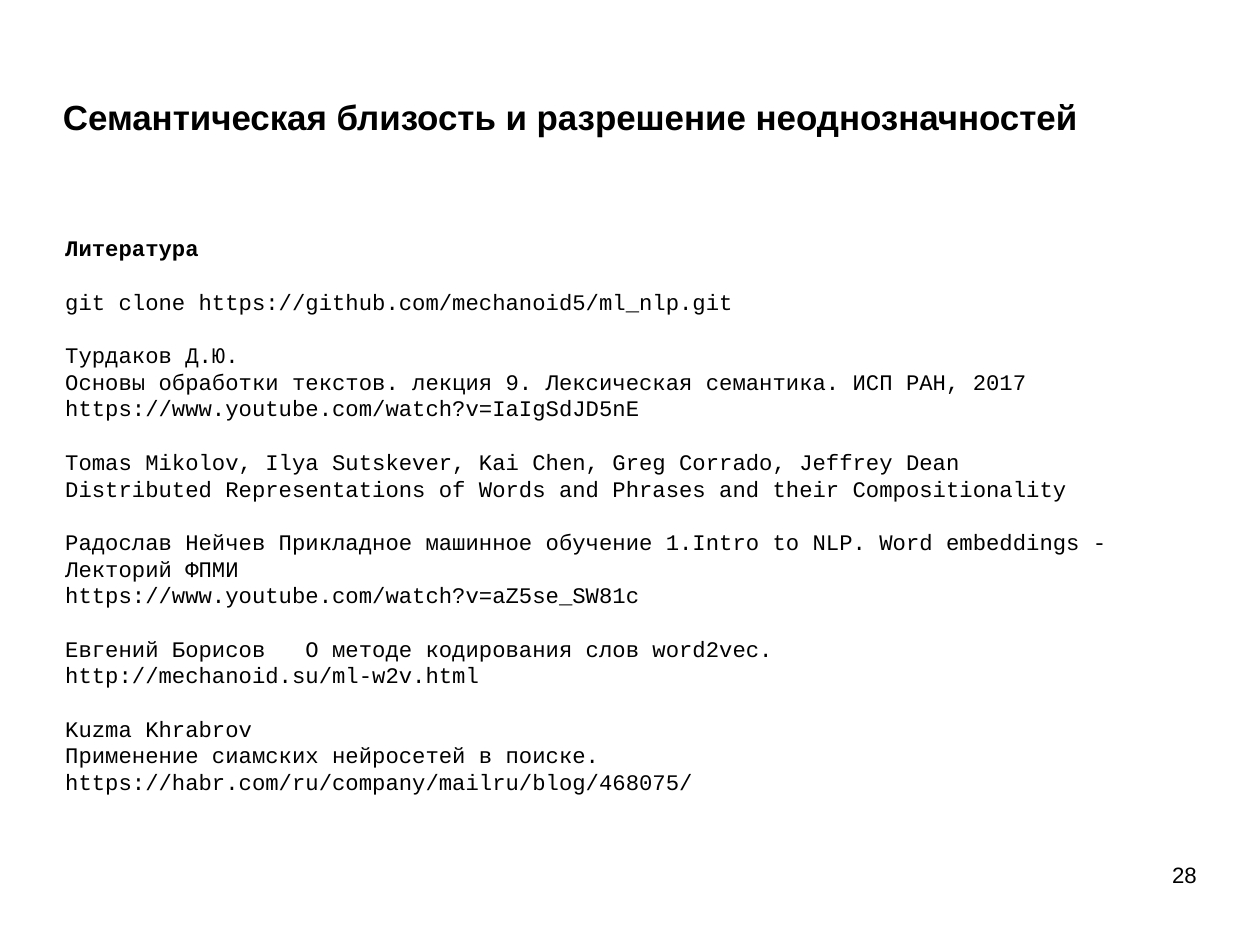
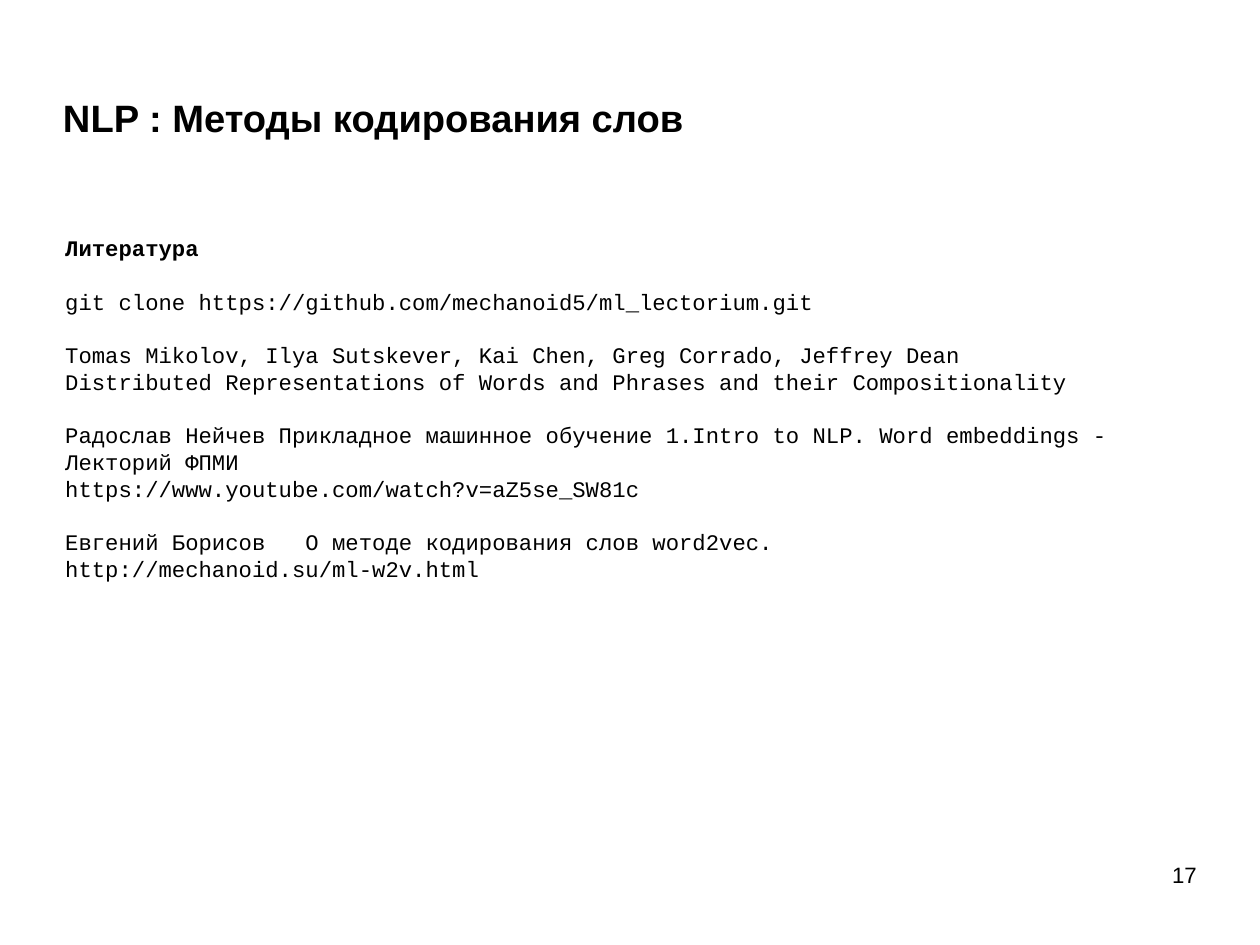
Before and after one commit to mechanoid5/ml_lectorium_legacy, a slide deck: slide 17 of 29-text-w2v.odp (slide 28 before the commit). Drawn at 1260x945 pixels with LibreOffice and Linux fonts; fonts in the diff are those of the drawing; background and template pictures are left out. Boxes give left, top, right and bottom in pixels: in the first picture for what was removed or moved away, otherwise in the second. Text is boxed around its words. In the diff, an @@ line names an element or a change of style, - is before the commit and + after.

```diff
--- a/29-text-w2v.odp
+++ b/29-text-w2v.odp
@@ title removed at box(63, 104, 1078, 137) @@
-Семантическая близость и разрешение неоднозначностей
@@ title added at box(63, 105, 684, 140), 24 pt, text #000000, bold @@
+NLP : Методы кодирования слов
@@ text at box(65, 294, 813, 315): text changed @@
-git clone https://github.com/mechanoid5/ml_nlp.git
-Турдаков Д.Ю.
-Основы обработки текстов. лекция 9. Лексическая семантика. ИСП РАН, 2017
-https://www.youtube.com/watch?v=IaIgSdJD5nE
+git clone https://github.com/mechanoid5/ml_lectorium.git
@@ text at box(65, 721, 692, 795): paragraphs removed @@
-Kuzma Khrabrov
-Применение сиамских нейросетей в поиске.
-https://habr.com/ru/company/mailru/blog/468075/
@@ page number at box(1172, 867, 1197, 883): text changed @@
-28
+17
```
Also in this commit, not shown: 13 other slides changed, 3 slides added, 14 slides removed, 7 other files.
